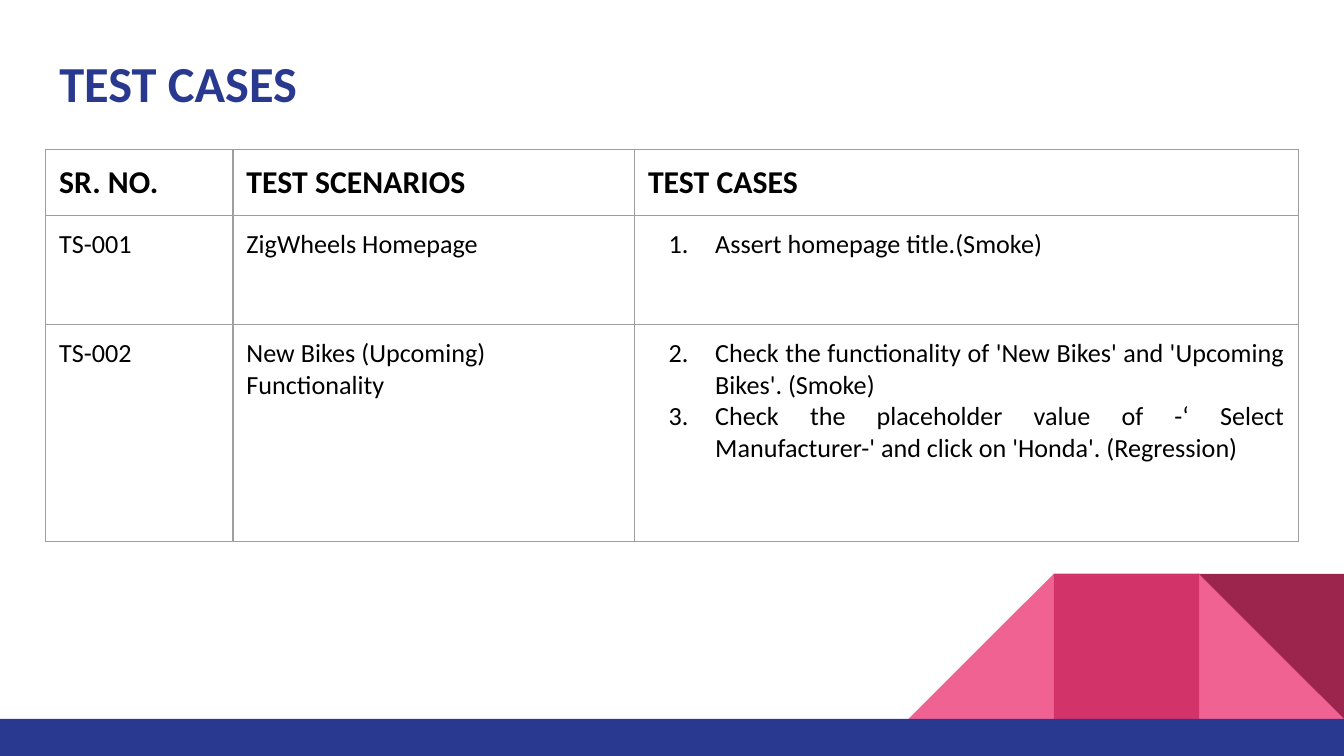
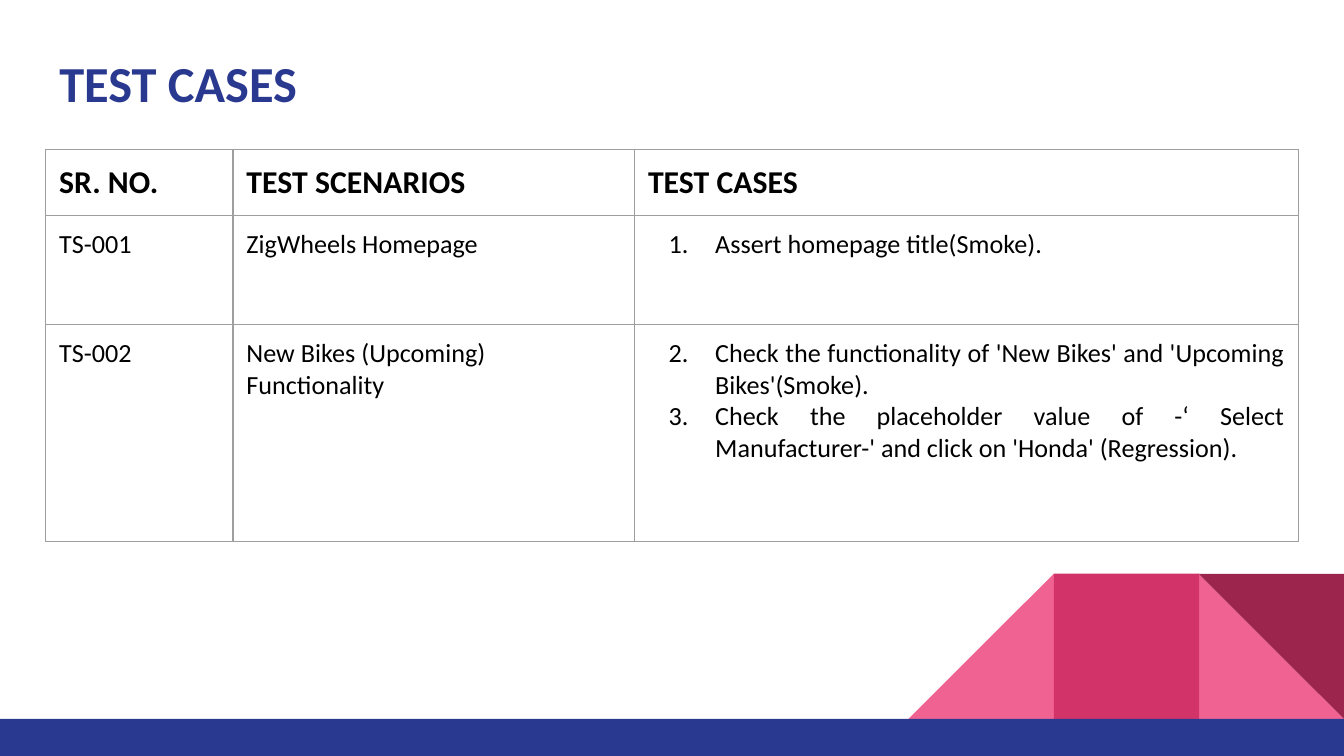
Before and after one commit to pra11chit/Team6_IdentifyNewBikes_Hackathon, a slide deck: slide 5 of Team6_Identify_New_Bikes/Presentation/HACKATHON.pptx. Drawn at 1344x756 pixels with LibreOffice and Linux fonts; fonts in the diff are those of the drawing. Boxes give left, top, right and bottom in pixels: in the first picture for what was removed or moved away, otherwise in the second. Text is boxed around its words. In the diff, an @@ line names an element or a change of style, - is before the commit and + after.

```diff
--- a/Team6_Identify_New_Bikes/Presentation/HACKATHON.pptx
+++ b/Team6_Identify_New_Bikes/Presentation/HACKATHON.pptx
@@ table at [46, 149, 1298, 590] @@
-row 2, column 3: Assert homepage title.(Smoke)
+row 2, column 3: Assert homepage title(Smoke).
-row 3, column 3: Check the functionality of 'New Bikes' and 'Upcoming Bikes'. (Smoke) / Check the placeholder value of -‘ Select Manufacturer-' and click on 'Honda'. (Regression)
+row 3, column 3: Check the functionality of 'New Bikes' and 'Upcoming Bikes'(Smoke). / Check the placeholder value of -‘ Select Manufacturer-' and click on 'Honda' (Regression).
```
Also in this commit, not shown: 3 other slides changed, 4 slides added, 3 slides removed, 23 other files.
